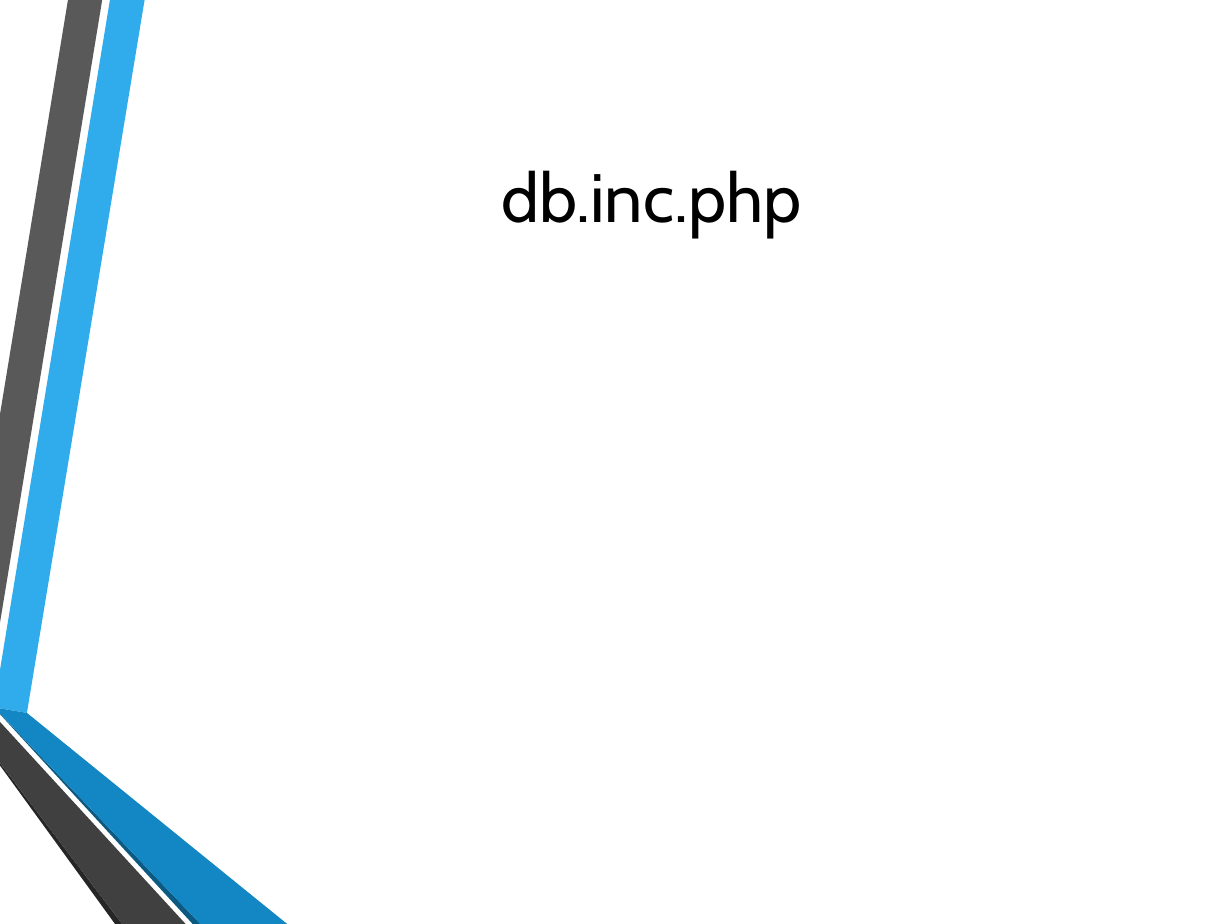
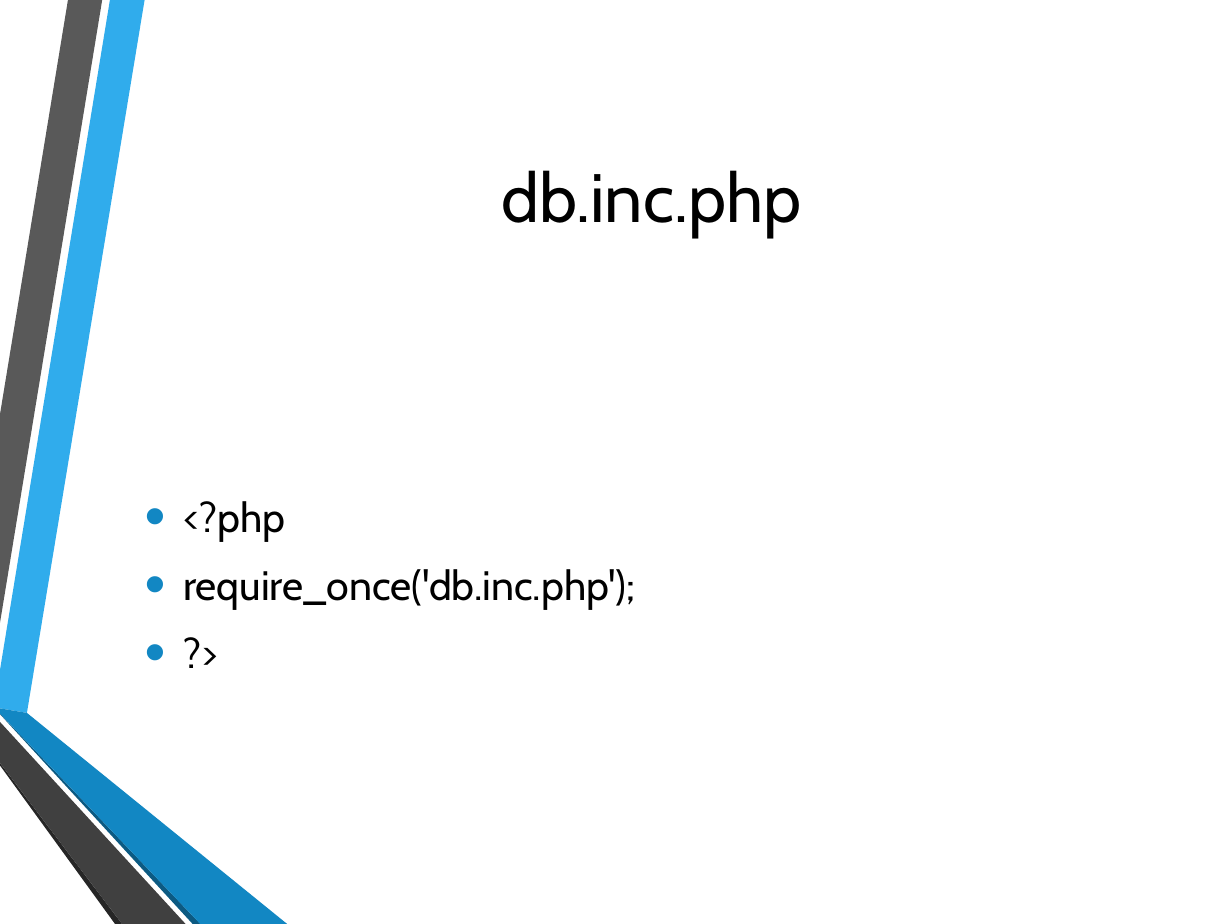
Before and after one commit to hatted/fevaworks-php, a slide deck: slide 11 of php-fw9/SMS.pptx (slide 8 before the commit). Drawn at 1232x924 pixels with LibreOffice and Linux fonts; fonts in the diff are those of the drawing; background and template pictures are left out. Boxes give left, top, right and bottom in pixels: in the first picture for what was removed or moved away, otherwise in the second. Text is boxed around its words. In the diff, an @@ line names an element or a change of style, - is before the commit and + after.

```diff
--- a/php-fw9/SMS.pptx
+++ b/php-fw9/SMS.pptx
@@ text added at (x1=183, y1=501, x2=635, y2=610), 24 pt, text #000000 @@
+• <?php
+• require_once('db.inc.php');
+• ?>
```
Also in this commit, not shown: 3 other slides changed, 8 slides added, 34 other files.
